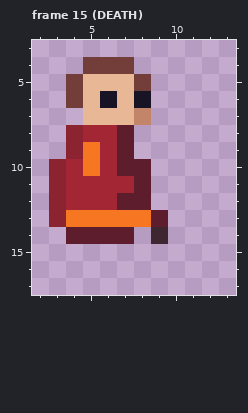
Edited in one commit: pixel-art file (assets/art/units/enemy/ember_cultist/ember_cultist.aseprite). The first picture shows the starting point.
18x18 pixels, 18 frames. Shown: frame 15 (DEATH): x 2..13, y 3..17. The old version is drawn lined up with the new one. The commit also changed other frames, which this record leaves out.
After:
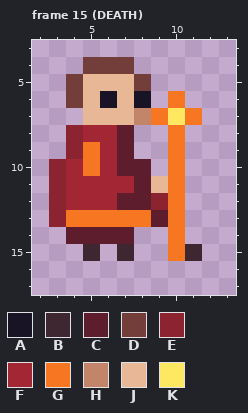
Palette (. is transparent): A #181425  B #3e2731  C #5d1d2c  D #733e39  E #8b2330  F #a22633  G #f77622  H #c28569  J #e8b796  K #fee761
Diff:
whole drawing moved by -1,-1 (the old picture is shown already moved)
Frame 15 (DEATH):
The author put colour B in row 15 at x 5, 7 and 11.
The author put colour E in row 12 at x 9.
The author put colour G in row 6 at x 10; in row 7 at x 9 and 11; in rows 8 to 15 at x 10.
The author put colour J in row 11 at x 9.
The author put colour K in row 7 at x 10.
The edit erases colour B in row 14 at x 9.
